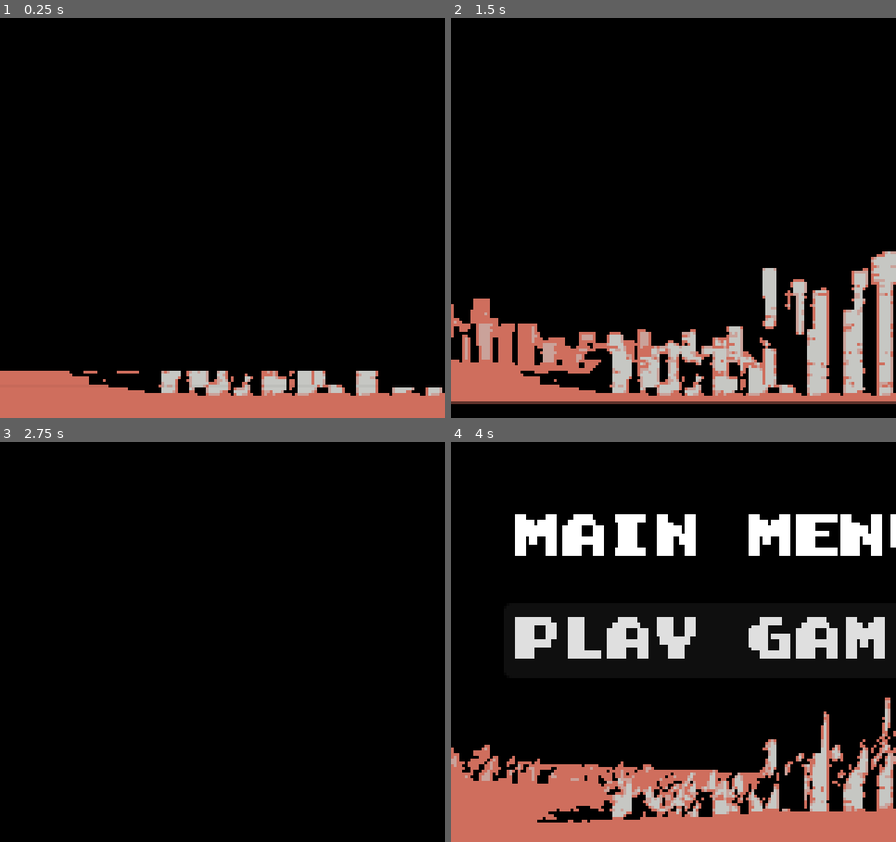
Above: before the commit, frames 1-4 (two rows, left to right).
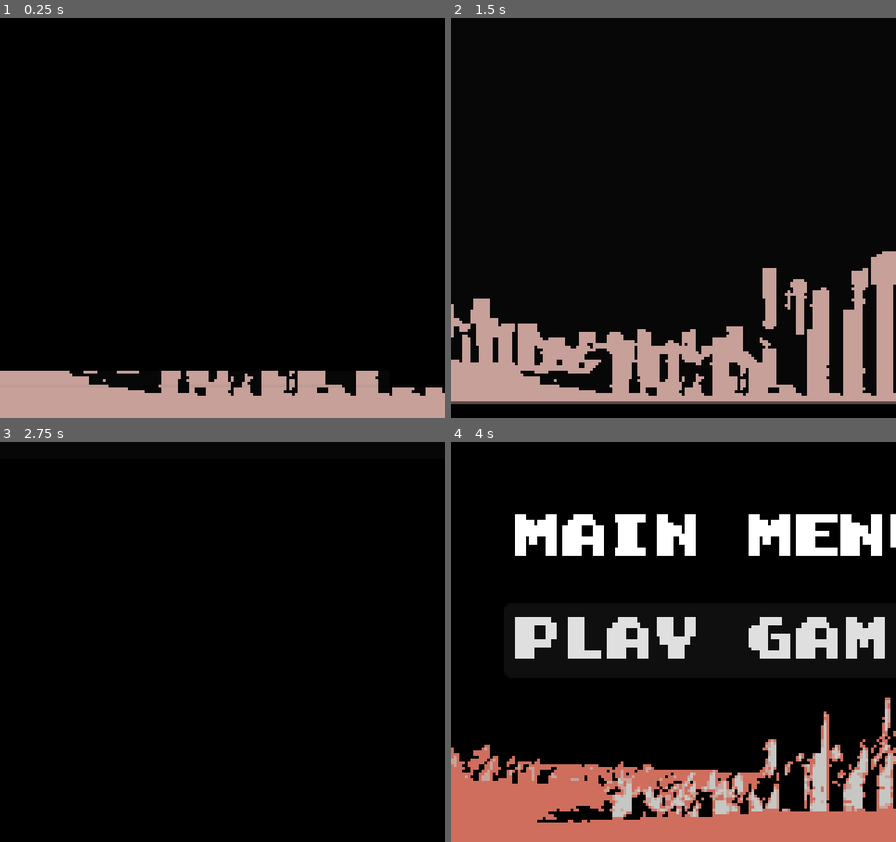
Above: after the commit, the same moments.

Repository: Arsen-PhylJoy/GBJam-11-BCPSW
Game: Godot game, scene res://game/the_game.tscn
The game is run twice, just before and just after one commit, with the same random seed, the same clock (stepped at 60 frames per second) and the same inputs.
Inputs:
- Up to frame 1 (0.25 s): no input
- Up to frame 2 (1.5 s): tap Enter (start) at 0.5, 1.35 s; hold Right (dpad_right) 0.53-1.28 s; hold Enter (start) 0.53-1.28 s; hold Left (dpad_left) from 1.28 s (still down)
- Up to frame 3 (2.75 s): release Left (dpad_left) at 2.03 s; hold Right (dpad_right) from 2.03 s (still down); hold Enter (start) from 2.03 s (still down)
- Up to frame 4 (4 s): release Enter (start) at 2.78 s; tap Enter (start) at 2.85 s; release Right (dpad_right) at 3.53 s; hold Left (dpad_left) from 3.53 s (still down); hold Enter (start) from 3.53 s (still down)

The runs differ from the first frame. In frame 1, 9.0% of the frame differs, in the area x 0-100%, y 88-100%; in frame 2, 14%, in the area x 0-100%, y 58-97%; in frame 3, less than 0.1%; in frame 4, nothing differs.

Commit message:
4 colored Shader ver 1

Diff:
--- a/Menu_System/Scenes/intro_scene.tscn
+++ b/Menu_System/Scenes/intro_scene.tscn
@@ -1,10 +1,11 @@
-[gd_scene load_steps=8 format=3 uid="uid://c1n0exhontfwp"]
+[gd_scene load_steps=9 format=3 uid="uid://c1n0exhontfwp"]
 
 [ext_resource type="Script" path="res://Menu_System/Scripts/intro_scene.gd" id="1_5vhko"]
 [ext_resource type="Texture2D" uid="uid://mnfm8t54ub5m" path="res://assets/graphic/intro_animation/intro_animation_spritesheet.png" id="2_foxay"]
 [ext_resource type="Texture2D" uid="uid://c2nnqk32wefgo" path="res://assets/ui/game_logo.png" id="3_g560r"]
 [ext_resource type="Animation" uid="uid://b1yb5hf8hw5fp" path="res://scenes/ui/animations/title_animation.res" id="4_7iqfs"]
 [ext_resource type="AudioStream" uid="uid://depas4vjl8k8j" path="res://assets/audio/music/game-intro/intro.mp3" id="5_8ikoq"]
+[ext_resource type="PackedScene" uid="uid://c2xakack5y76v" path="res://scenes/postprocesses_layers/color_4_post_process.tscn" id="6_cypl3"]
 
 [sub_resource type="Animation" id="Animation_0gx4q"]
 length = 0.001
@@ -36,3 +37,5 @@
 
 [node name="intro-audio" type="AudioStreamPlayer" parent="intro_scene_animation"]
 stream = ExtResource("5_8ikoq")
+
+[node name="color_4_post_process" parent="." instance=ExtResource("6_cypl3")]
--- /dev/null
+++ b/scenes/postprocesses_layers/color_4_post_process.tscn
@@ -0,0 +1,25 @@
+[gd_scene load_steps=4 format=3 uid="uid://c2xakack5y76v"]
+
+[ext_resource type="Shader" path="res://scripts/postprocesses_layers/color_4_post_process.gdshader" id="1_tyf8w"]
+[ext_resource type="Texture2D" uid="uid://mgrm2ow0wuev" path="res://assets/graphic/characters/hero/sprite_sheets/idle/character_01_idle_sheet.png" id="2_7jxkd"]
+
+[sub_resource type="ShaderMaterial" id="ShaderMaterial_mbmxm"]
+shader = ExtResource("1_tyf8w")
+shader_parameter/color1 = Color(0.0273438, 0.0273438, 0.0273438, 1)
+shader_parameter/color2 = Color(0.796875, 0.433594, 0.375, 1)
+shader_parameter/color3 = Color(0.777344, 0.628906, 0.601563, 1)
+shader_parameter/color4 = Color(0.933594, 0.902344, 0.859375, 1)
+
+[node name="color_4_post_process" type="CanvasLayer"]
+
+[node name="ColorRect" type="ColorRect" parent="."]
+material = SubResource("ShaderMaterial_mbmxm")
+anchors_preset = 15
+anchor_right = 1.0
+anchor_bottom = 1.0
+grow_horizontal = 2
+grow_vertical = 2
+
+[node name="Sprite2D" type="Sprite2D" parent="."]
+position = Vector2(253, 70)
+texture = ExtResource("2_7jxkd")
--- /dev/null
+++ b/scripts/postprocesses_layers/color_4_post_process.gdshader
@@ -0,0 +1,44 @@
+shader_type canvas_item;
+
+uniform vec4 color1: source_color;
+uniform vec4 color2: source_color;
+uniform vec4 color3: source_color;
+uniform vec4 color4: source_color;
+uniform sampler2D screen : hint_screen_texture, repeat_disable;
+
+void fragment() {
+	vec4 result_color;
+	vec4 current_color = texture(screen, SCREEN_UV);
+	if(		current_color == color1 || current_color == color2 ||
+			current_color == color3 || current_color == color4    ){
+		COLOR = current_color;
+	}
+	else{
+		float distance_to_color[4];
+		distance_to_color[0] = sqrt(pow(color1.r - current_color.r,2) +
+									pow(color1.g - current_color.g,2) +
+									pow(color1.b - current_color.b,2));
+		distance_to_color[1] = sqrt(pow(color2.r - current_color.r,2) +
+									pow(color2.g - current_color.g,2) +
+									pow(color2.b - current_color.b,2));
+		distance_to_color[2] = sqrt(pow(color3.r - current_color.r,2) +
+									pow(color3.g - current_color.g,2) +
+									pow(color3.b - current_color.b,2));
+		distance_to_color[3] = sqrt(pow(color4.r - current_color.r,2) +
+									pow(color4.g - current_color.g,2) +
+									pow(color4.b - current_color.b,2));
+		float minimum = distance_to_color[0];
+		int res_index_color = 0;
+		for(int i =0;i<3;i++)
+			if(minimum>distance_to_color[i])
+				res_index_color = i;
+		if(res_index_color == 0)
+			COLOR = color1;
+		else if(res_index_color == 1)
+			COLOR = color2;
+		else if(res_index_color == 2)
+			COLOR = color3;
+		else if(res_index_color == 3)
+			COLOR = color4;
+	}
+}
Empty file added: shaders/postprocess_shaders/scanline_effect.gdshader
